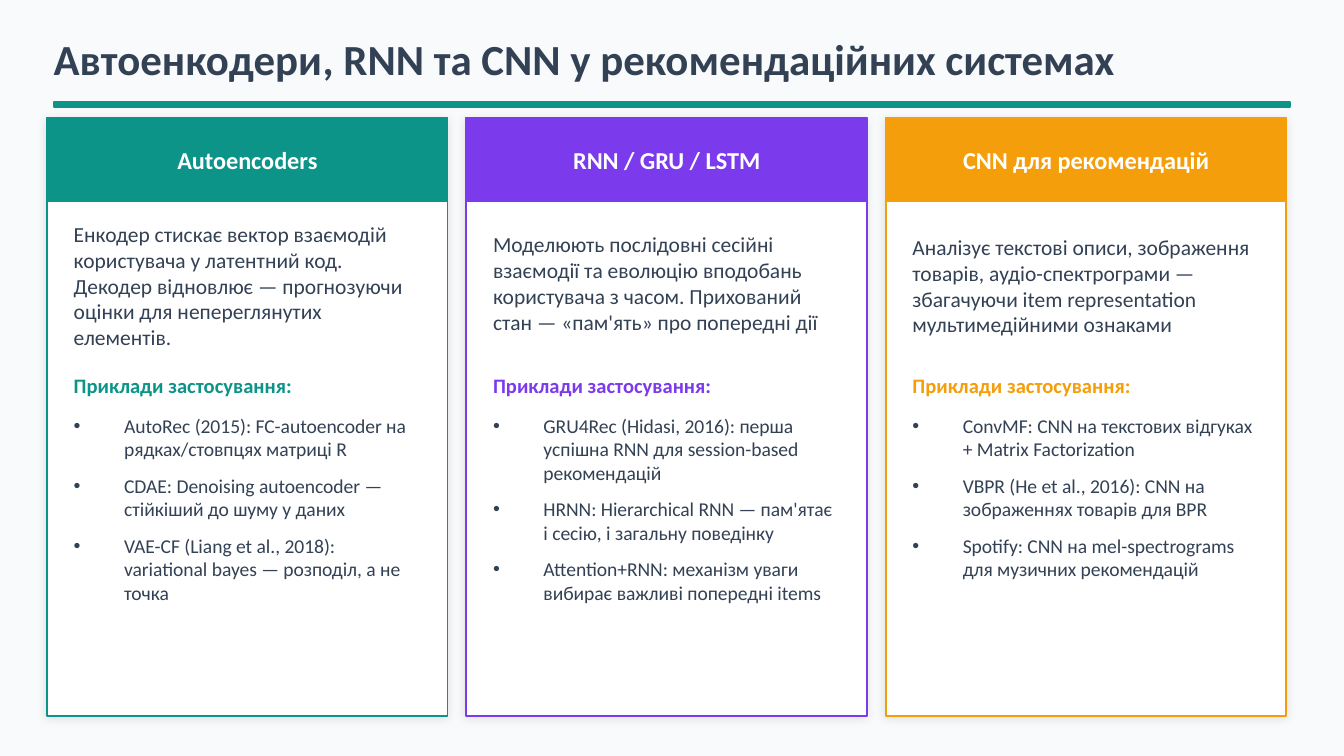
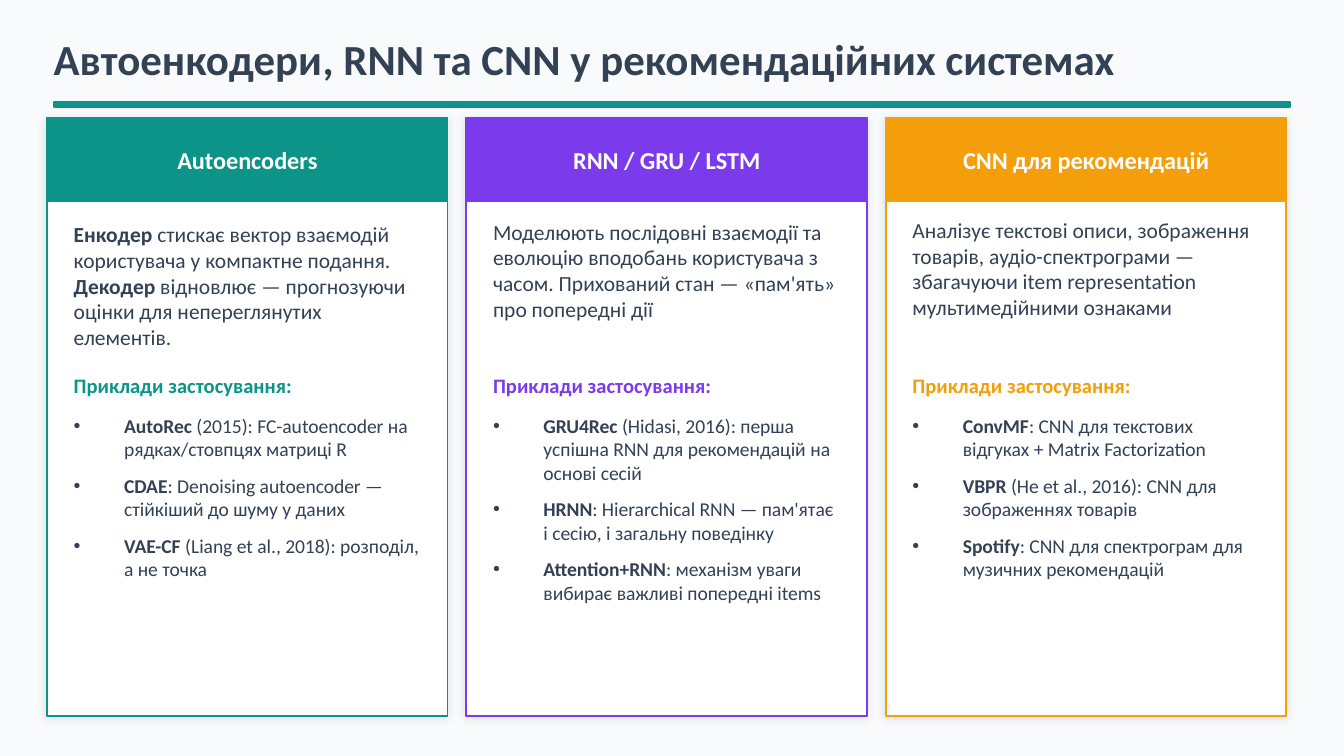
Before and after one commit to BohdanRomaniuk/IAC-Group-Recommender, a slide deck: slide 18 of docs/Presentation - Recommendation Systems. Theoretical Approaches.pptx. Drawn at 1344x756 pixels with LibreOffice and Linux fonts; fonts in the diff are those of the drawing. Boxes give left, top, right and bottom in pixels: in the first picture for what was removed or moved away, otherwise in the second. Text is boxed around its words. In the diff, an @@ line names an element or a change of style, - is before the commit and + after.

```diff
--- a/docs/Presentation - Recommendation Systems. Theoretical Approaches.pptx
+++ b/docs/Presentation - Recommendation Systems. Theoretical Approaches.pptx
@@ text at [74,227,406,345]: text changed @@
-Енкодер стискає вектор взаємодій користувача у латентний код. Декодер відновлює — прогнозуючи оцінки для непереглянутих елементів.
+Енкодер стискає вектор взаємодій користувача у компактне подання. Декодер відновлює — прогнозуючи оцінки для непереглянутих елементів.
@@ text at [493,225,835,321]: text changed @@
-Моделюють послідовні сесійні взаємодії та еволюцію вподобань користувача з часом. Прихований стан — «пам'ять» про попередні дії
+Моделюють послідовні взаємодії та еволюцію вподобань користувача з часом. Прихований стан — «пам'ять» про попередні дії
@@ text "Аналізує текстові описи, зображення товарів, ...": place and size @@
-text "Аналізує текстові описи, зображення товарів, ..." at [912,240,1250,336]
+text "Аналізує текстові описи, зображення товарів, ..." at [912,223,1250,319]
@@ text at [124,419,408,520]: bold on in "AutoRec", "CDAE:" @@
@@ text at [543,419,830,480]: text changed @@
-• GRU4Rec (Hidasi, 2016): перша успішна RNN для session-based рекомендацій
+• GRU4Rec (Hidasi, 2016): перша успішна RNN для рекомендацій на основі сесій
@@ text at [963,420,1243,579]: text changed @@
-• ConvMF: CNN на текстових відгуках + Matrix Factorization
-• VBPR (He et al., 2016): CNN на зображеннях товарів для BPR
-• Spotify: CNN на mel-spectrograms для музичних рекомендацій
+• ConvMF: CNN для текстових відгуках + Matrix Factorization
+• VBPR (He et al., 2016): CNN для зображеннях товарів
+• Spotify: CNN для спектрограм для музичних рекомендацій
@@ text at [543,502,834,603]: bold on in "HRNN:", "Attention+RNN:" @@
@@ text at [124,539,419,576]: text changed @@
-• VAE-CF (Liang et al., 2018): variational bayes — розподіл, а не точка
+• VAE-CF (Liang et al., 2018): розподіл, а не точка
```
Also in this commit, not shown: 13 other slides changed, 3 slides removed, 1 other file.
